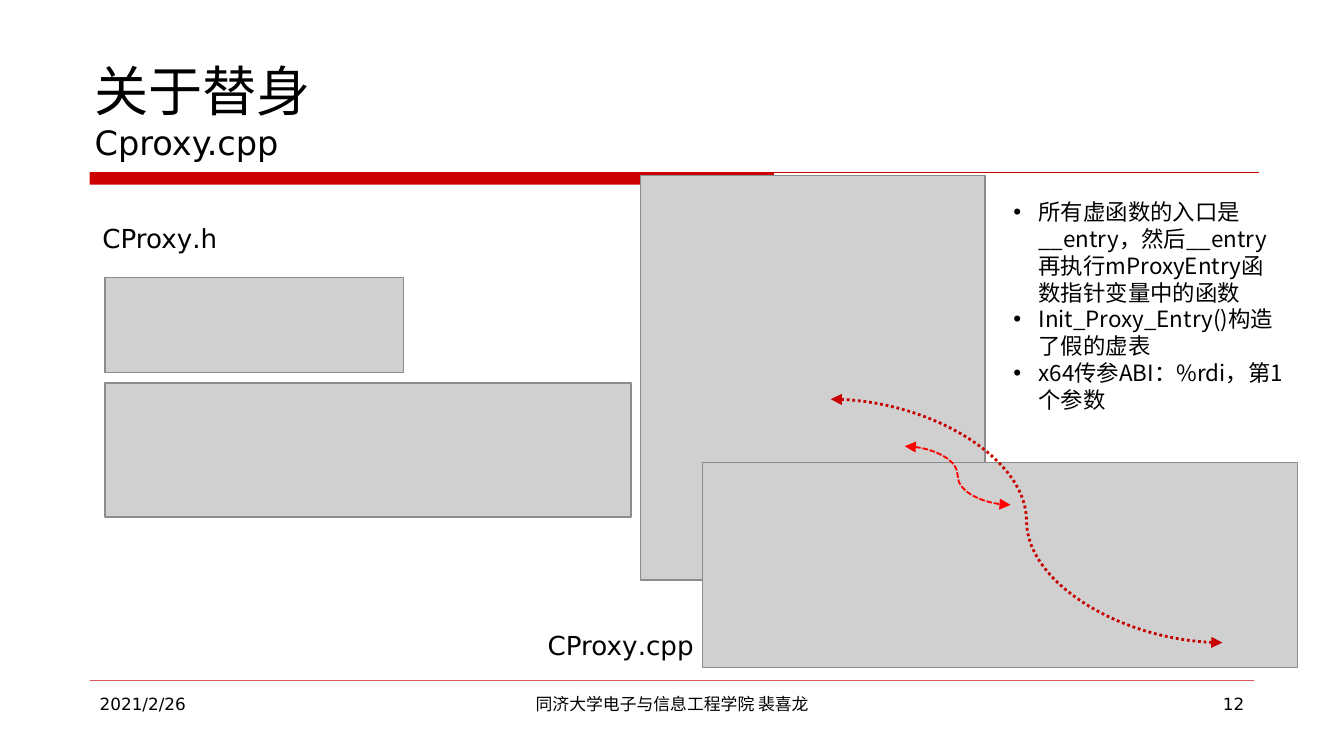
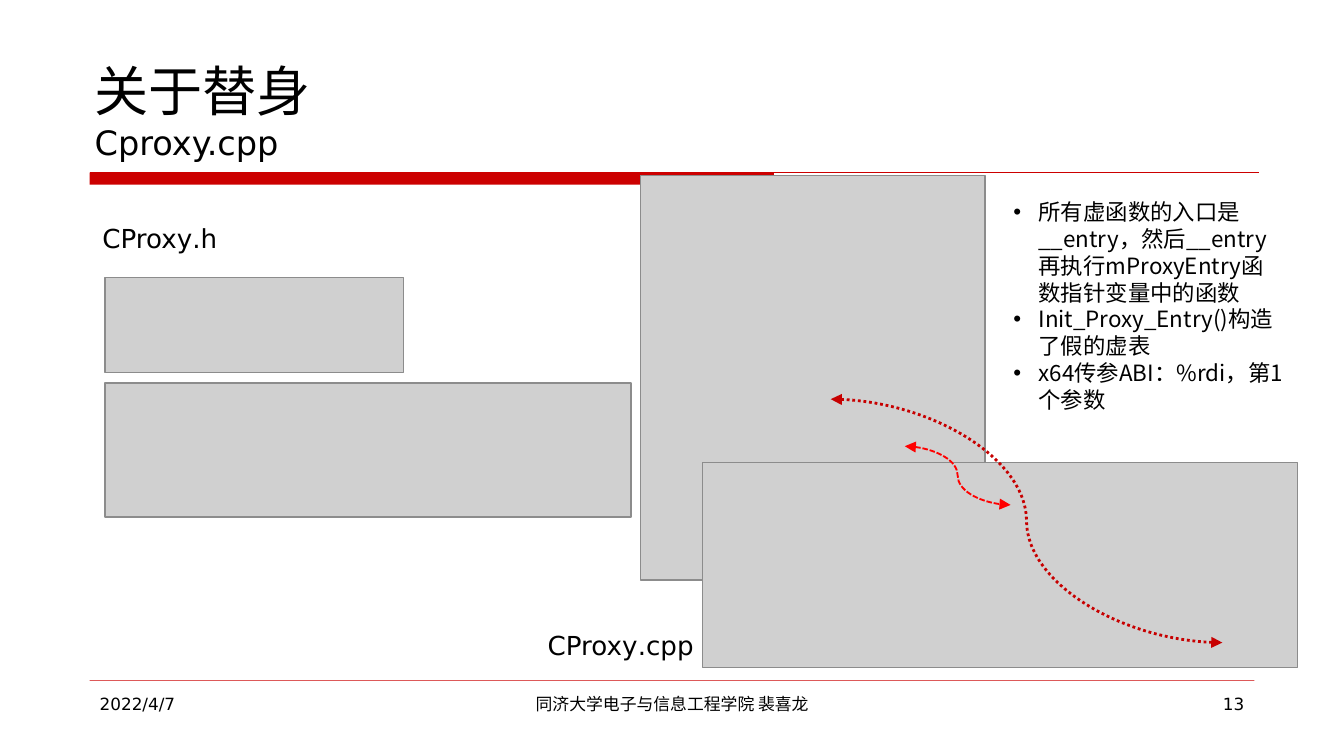
Before and after one commit to XilongPei/como-grammar-manual, a slide deck: slide 13 of COMO远程过程调用RPC/COMO远程过程调用RPC原理.pptx (slide 12 before the commit). Drawn at 1344x756 pixels with LibreOffice and Linux fonts; fonts in the diff are those of the drawing; grey boxes stand for pictures. Boxes give left, top, right and bottom in pixels: in the first picture for what was removed or moved away, otherwise in the second. Text is boxed around its words. In the diff, an @@ line names an element or a change of style, - is before the commit and + after.

```diff
--- a/COMO远程过程调用RPC/COMO远程过程调用RPC原理.pptx
+++ b/COMO远程过程调用RPC/COMO远程过程调用RPC原理.pptx
@@ text at (100, 697, 175, 712): text changed @@
-2021/2/26
+2022/4/7
@@ page number at (1223, 697, 1244, 711): text changed @@
-12
+13
```
Also in this commit, not shown: 22 other slides changed, 1 slide added, 1 other file.
